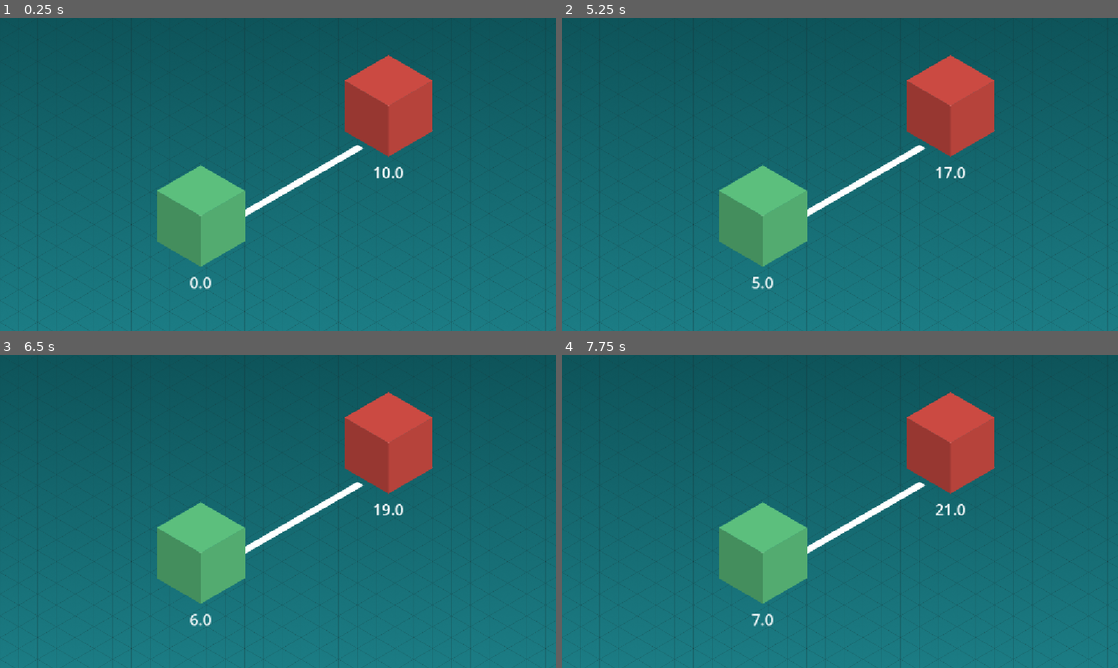
Above: before the commit, frames 1-4 (two rows, left to right).
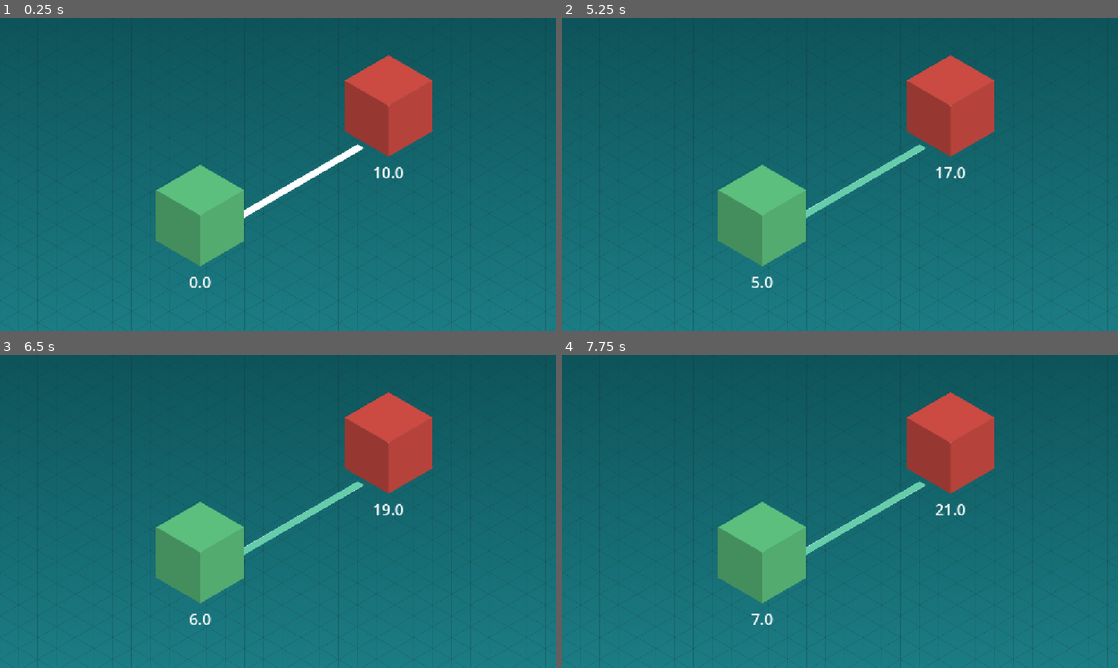
Above: after the commit, the same moments.

Repository: m14n-dev/brackeys2026
Game: Godot game, scene res://arena_1/arena_1.tscn
Two runs of this game, one before a commit and one after it. Both use one fixed random seed, a clock stepped at 60 frames per second and the inputs below. Before the commit the project starts from res://arena/arena.tscn.
Inputs (mouse positions are in pixels of both pictures, inside the frame that each line leads up to):
- Up to frame 1 (0.25 s): no input
- Up to frame 2 (5.25 s): tap Enter at 0.5, 2.75, 5 s; move the mouse to (962, 158) at 0.52 s; click (962, 158) at 0.67 s; tap Space at 1.25, 3.5 s; move the mouse to (728, 190) at 1.27 s; click (728, 190) at 1.42 s; move the mouse to (895, 105) at 2.02 s; click (895, 105) at 2.17 s; move the mouse to (812, 237) at 2.77 s; click (812, 237) at 2.92 s; move the mouse to (1006, 221) at 3.52 s; click (1006, 221) at 3.67 s; move the mouse to (673, 127) at 4.27 s; click (673, 127) at 4.42 s; move the mouse to (867, 174) at 5.02 s; click (867, 174) at 5.17 s
- Up to frame 3 (6.5 s): tap Space at 5.75 s; move the mouse to (194, 433) at 5.77 s; click (194, 433) at 5.92 s
- Up to frame 4 (7.75 s): move the mouse to (962, 495) at 6.52 s; click (962, 495) at 6.67 s; move the mouse to (728, 527) at 7.27 s; click (728, 527) at 7.42 s

The runs differ from the first frame. In frame 1, 0.3% of the frame differs, in the area x 28-66%, y 40-87%; in frame 2, 0.7%; in frame 3, 0.7%; in frame 4, 0.7%.

Commit message:
Clickable connection

Diff:
--- a/trust-no-one/arena/arena.tscn
+++ /dev/null
@@ -1,20 +0,0 @@
-[gd_scene format=3 uid="uid://bpp8r1vb02pwm"]
-
-[ext_resource type="PackedScene" uid="uid://4out875511ee" path="res://server/server.tscn" id="1_dkqtx"]
-[ext_resource type="Texture2D" uid="uid://c182tgjt45lgc" path="res://arena/arena_1.png" id="1_u13ga"]
-
-[node name="Arena" type="Node2D" unique_id=52630319]
-
-[node name="Sprite2D" type="Sprite2D" parent="." unique_id=1230826979]
-position = Vector2(576, 324)
-texture = ExtResource("1_u13ga")
-
-[node name="server 1" parent="." unique_id=1404967565 instance=ExtResource("1_dkqtx")]
-position = Vector2(416, 410)
-color = Color(0.36506572, 0.75844383, 0.49731195, 1)
-
-[node name="server 3" parent="." unique_id=848627415 instance=ExtResource("1_dkqtx")]
-position = Vector2(805, 182)
-power = 10.0
-growth = 1.5
-color = Color(0.80492216, 0.29508358, 0.2622645, 1)
--- /dev/null
+++ b/trust-no-one/arena_1/arena_1.tscn
@@ -0,0 +1,38 @@
+[gd_scene format=3 uid="uid://bpp8r1vb02pwm"]
+
+[ext_resource type="Texture2D" uid="uid://c182tgjt45lgc" path="res://arena_1/arena_1.png" id="1_hm5in"]
+[ext_resource type="PackedScene" uid="uid://djhky8qb4vngw" path="res://connection/Connection.tscn" id="2_smhlq"]
+[ext_resource type="Texture2D" uid="uid://ehggjbg2qso7" path="res://arena_1/connection_1.png" id="3_4gwnt"]
+[ext_resource type="PackedScene" uid="uid://4out875511ee" path="res://server/server.tscn" id="4_bdtki"]
+
+[node name="Arena" type="Node2D" unique_id=52630319]
+
+[node name="Sprite2D" type="Sprite2D" parent="." unique_id=1230826979]
+position = Vector2(576, 324)
+texture = ExtResource("1_hm5in")
+
+[node name="Connection" parent="." unique_id=202580876 node_paths=PackedStringArray("point_a", "point_b") instance=ExtResource("2_smhlq")]
+point_a = NodePath("../server 1")
+point_b = NodePath("../server 3")
+
+[node name="Sprite2D" parent="Connection" index="0" unique_id=343096505]
+position = Vector2(611, 345)
+scale = Vector2(1, 1.01)
+texture = ExtResource("3_4gwnt")
+
+[node name="CollisionPolygon2D" parent="Connection" index="1" unique_id=843554145]
+polygon = PackedVector2Array(480, 382, 715, 246, 730, 255, 480, 400)
+
+[node name="server 1" parent="." unique_id=1404967565 instance=ExtResource("4_bdtki")]
+position = Vector2(415, 409)
+color = Color(0.36506572, 0.75844383, 0.49731195, 1)
+player_owned = true
+
+[node name="server 3" parent="." unique_id=848627415 instance=ExtResource("4_bdtki")]
+position = Vector2(805, 182)
+power = 10.0
+growth = 1.5
+color = Color(0.80492216, 0.29508358, 0.2622645, 1)
+player_owned = null
+
+[editable path="Connection"]
--- /dev/null
+++ b/trust-no-one/connection/Connection.gd
@@ -0,0 +1,54 @@
+extends Area2D
+
+@export var point_a: Server
+@export var point_b: Server
+
+enum State {
+	PASSIVE,
+	A_TO_B,
+	B_TO_A
+}
+
+var state: State = State.PASSIVE
+
+
+# Called when the node enters the scene tree for the first time.
+func _ready():
+	pass # Replace with function body.
+
+# Called every frame. 'delta' is the elapsed time since the previous frame.
+func _process(delta):
+	pass
+
+func _input_event(viewport, event, shape_idx):
+	if event is InputEventMouseButton:
+		event = event as InputEventMouseButton
+		if event.button_index == MOUSE_BUTTON_LEFT and event.pressed:
+			toggle_state()
+
+func toggle_state():
+	match state:
+		State.PASSIVE:
+			if point_a.player_owned:
+				switch_a_to_b()
+			elif point_b.player_owned:
+				switch_b_to_a()
+		State.A_TO_B:
+			if point_b.player_owned:
+				switch_b_to_a()
+			else:
+				switch_passive()
+		State.B_TO_A:
+			switch_passive()
+
+func switch_a_to_b():
+	state = State.A_TO_B
+	$Sprite2D.modulate = Color.MEDIUM_AQUAMARINE
+
+func switch_b_to_a():
+	state = State.B_TO_A
+	$Sprite2D.modulate = Color.FIREBRICK
+
+func switch_passive():
+	state = State.PASSIVE
+	$Sprite2D.modulate = Color.WHITE
--- /dev/null
+++ b/trust-no-one/connection/Connection.tscn
@@ -0,0 +1,12 @@
+[gd_scene format=3 uid="uid://djhky8qb4vngw"]
+
+[ext_resource type="Script" uid="uid://bdii5u6gqdetr" path="res://connection/Connection.gd" id="1_ff2sp"]
+
+[node name="Connection" type="Area2D" unique_id=202580876]
+script = ExtResource("1_ff2sp")
+
+[node name="Sprite2D" type="Sprite2D" parent="." unique_id=343096505]
+
+[node name="CollisionPolygon2D" type="CollisionPolygon2D" parent="." unique_id=843554145]
+position = Vector2(26, 14)
+polygon = PackedVector2Array(7, -10, 33, -4, 44, 21, 5, 32)
--- a/trust-no-one/server/Server.gd
+++ b/trust-no-one/server/Server.gd
@@ -1,5 +1,8 @@
 @tool
+@icon("res://server/sprite.png")
+class_name Server
 extends Node2D
+
 
 @export var power: float = 0:
 	set(val):
@@ -12,6 +15,8 @@
 		color = val
 		$Sprite.modulate = color
 
+@export var player_owned: bool = false
+
 # Called when the node enters the scene tree for the first time.
 func _ready():
 	pass
Renamed: trust-no-one/arena/arena_1.png -> trust-no-one/arena_1/arena_1.png
Not shown, added: trust-no-one/arena_1/arena_1.png.import
Binary file added: trust-no-one/arena_1/connection_1.png
Not shown, changed: trust-no-one/arena_1/connection_1.png.import
Not shown, added: trust-no-one/connection/Connection.gd.uid
